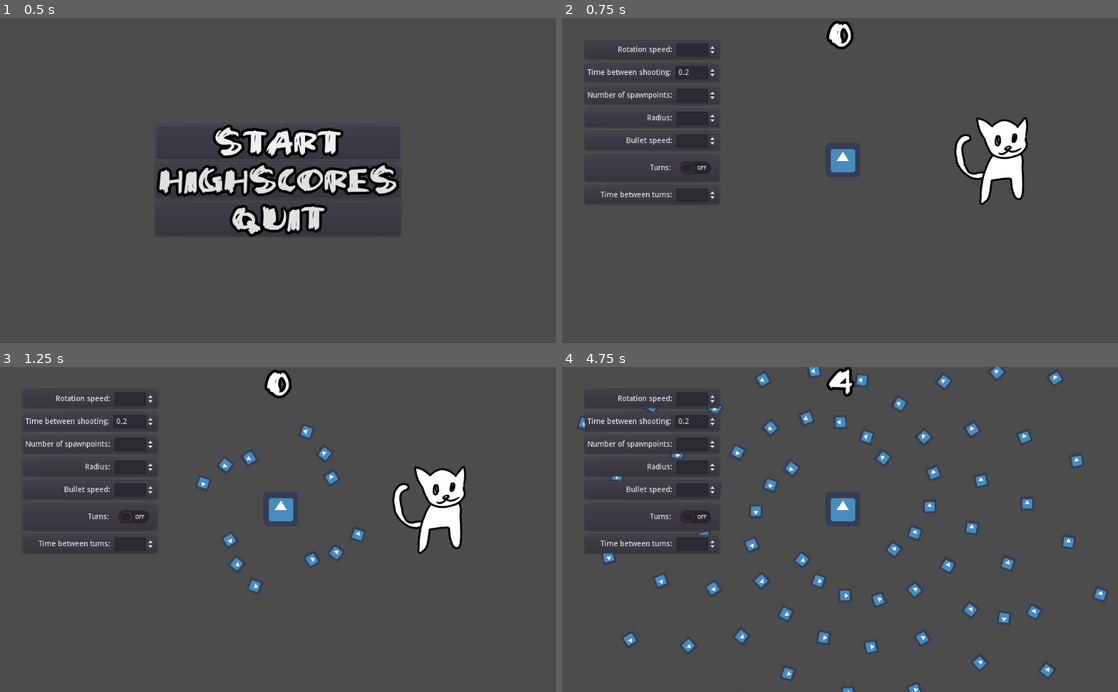
Above: before the commit, frames 1-4 (two rows, left to right).
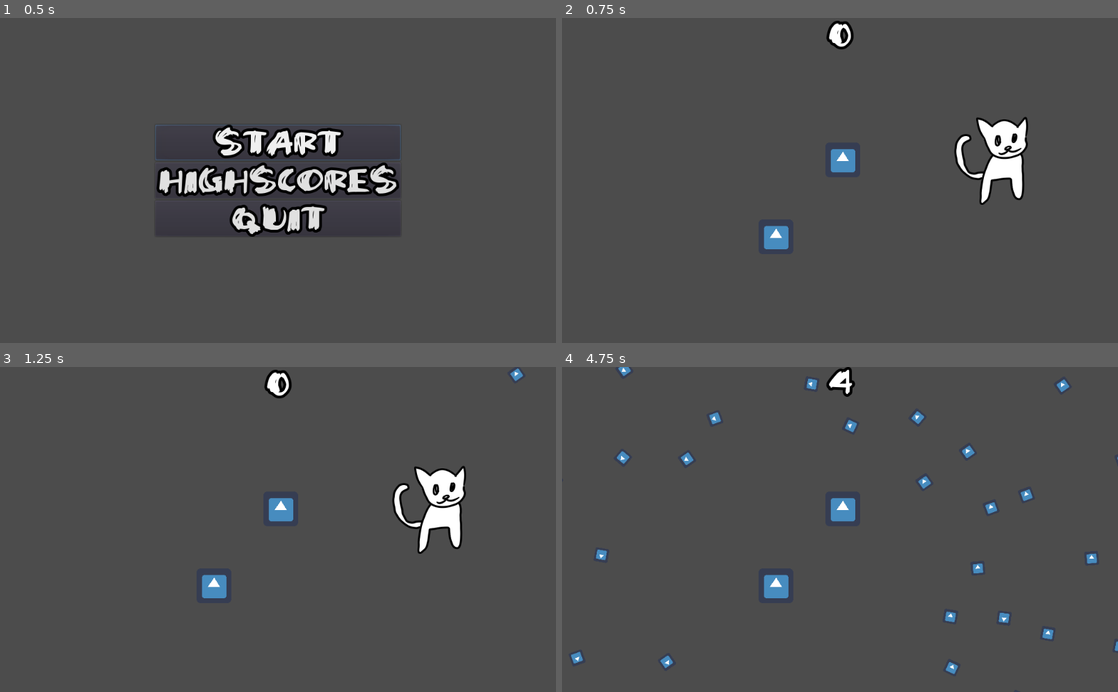
Above: after the commit, the same moments.

Repository: Magesu/mini-jam-100-overload
Game: Godot game, scene res://Main.tscn
The game is run twice, just before and just after one commit, with the same random seed, the same clock (stepped at 60 frames per second) and the same inputs. The engine's default icon, where the game draws it, is replaced by a stand-in: a white triangle on a blue panel in a dark square.
Inputs (mouse positions are in pixels of both pictures, inside the frame that each line leads up to):
- Up to frame 1 (0.5 s): no input
- Up to frame 2 (0.75 s): click "Start" at 0.5 s
- Up to frame 3 (1.25 s): no input
- Up to frame 4 (4.75 s): move the mouse to (962, 513) at 1.27 s; hold Right (ui_right) 1.28-2.03 s; click (962, 513) at 1.35 s; move the mouse to (728, 545) at 2.02 s; hold Down (ui_down) 2.03-2.78 s; click (728, 545) at 2.1 s; move the mouse to (895, 458) at 2.77 s; hold Right (ui_right) 2.78-3.53 s; click (895, 458) at 2.85 s; move the mouse to (812, 594) at 3.52 s; hold Up (ui_up) 3.53-4.28 s; click (812, 594) at 3.6 s; move the mouse to (1006, 578) at 4.27 s; hold Left (ui_left) from 4.28 s (still down); click (1006, 578) at 4.35 s

Frame 1 is identical in both runs. In frame 2, 2.5% of the frame differs, in the area x 4-41%, y 7-72%; in frame 3, 3.2%; in frame 4, 6.6%, in the area x 1-100%, y 0-100%.

Commit message:
Deleted debug menu from game scene

Diff:
--- a/Scenes/AngyChihuahua.tscn
+++ b/Scenes/AngyChihuahua.tscn
@@ -3,7 +3,6 @@
 [ext_resource path="res://icon.png" type="Texture" id=1]
 [ext_resource path="res://Scenes/Scripts/EnemyController.gd" type="Script" id=2]
 [ext_resource path="res://Scenes/Scripts/AngyChihuahua.gd" type="Script" id=4]
-
 
 [sub_resource type="RectangleShape2D" id=1]
 extents = Vector2( 32, 32 )
--- a/Scenes/Enemy.tscn
+++ b/Scenes/Enemy.tscn
@@ -16,6 +16,7 @@
 
 [node name="EnemyController" type="Node2D" parent="."]
 script = ExtResource( 2 )
+spawnpoint_count = 0
 
 [node name="Rotator" type="Position2D" parent="."]
 
--- a/Scenes/Game.tscn
+++ b/Scenes/Game.tscn
@@ -1,11 +1,11 @@
 [gd_scene load_steps=7 format=2]
 
-[ext_resource path="res://Scenes/Debug Menu.tscn" type="PackedScene" id=1]
 [ext_resource path="res://Scenes/Enemy.tscn" type="PackedScene" id=2]
 [ext_resource path="res://Scenes/Player.tscn" type="PackedScene" id=3]
 [ext_resource path="res://Scenes/Scripts/Game.gd" type="Script" id=4]
 [ext_resource path="res://Scenes/Score.gd" type="Script" id=5]
 [ext_resource path="res://Themes/Scribble_Theme.tres" type="Theme" id=6]
+[ext_resource path="res://Scenes/ExplodingChihuahua.tscn" type="PackedScene" id=7]
 
 [node name="Game" type="Node"]
 script = ExtResource( 4 )
@@ -15,12 +15,6 @@
 
 [node name="Enemy" parent="." instance=ExtResource( 2 )]
 position = Vector2( 517, 262 )
-
-[node name="CanvasLayer" type="CanvasLayer" parent="."]
-follow_viewport_enable = true
-
-[node name="Debug Menu" parent="CanvasLayer" instance=ExtResource( 1 )]
-margin_bottom = 162.0
 
 [node name="Score" type="Label" parent="."]
 anchor_left = 0.5
@@ -41,4 +35,7 @@
 
 [node name="Timer" type="Timer" parent="Score"]
 
+[node name="ExplodingChihuahua" parent="." instance=ExtResource( 7 )]
+position = Vector2( 394, 404 )
+
 [connection signal="timeout" from="Score/Timer" to="Score" method="_on_Timer_timeout"]
--- a/Scenes/Scripts/Game.gd
+++ b/Scenes/Scripts/Game.gd
@@ -7,7 +7,7 @@
 
 # Nodes
 onready var enemy = get_node("Enemy/EnemyController")
-onready var debug_menu = get_node("CanvasLayer/Debug Menu")
+#onready var debug_menu = get_node("CanvasLayer/Debug Menu")
 
 
 # Called when the node enters the scene tree for the first time.
